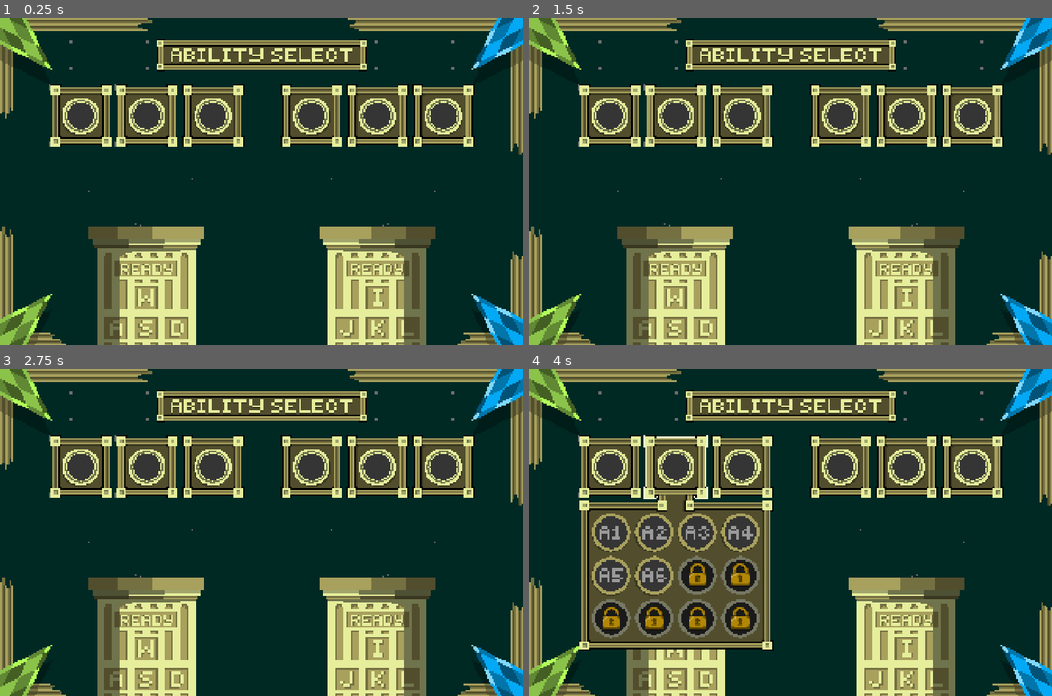
Above: before the commit, frames 1-4 (two rows, left to right).
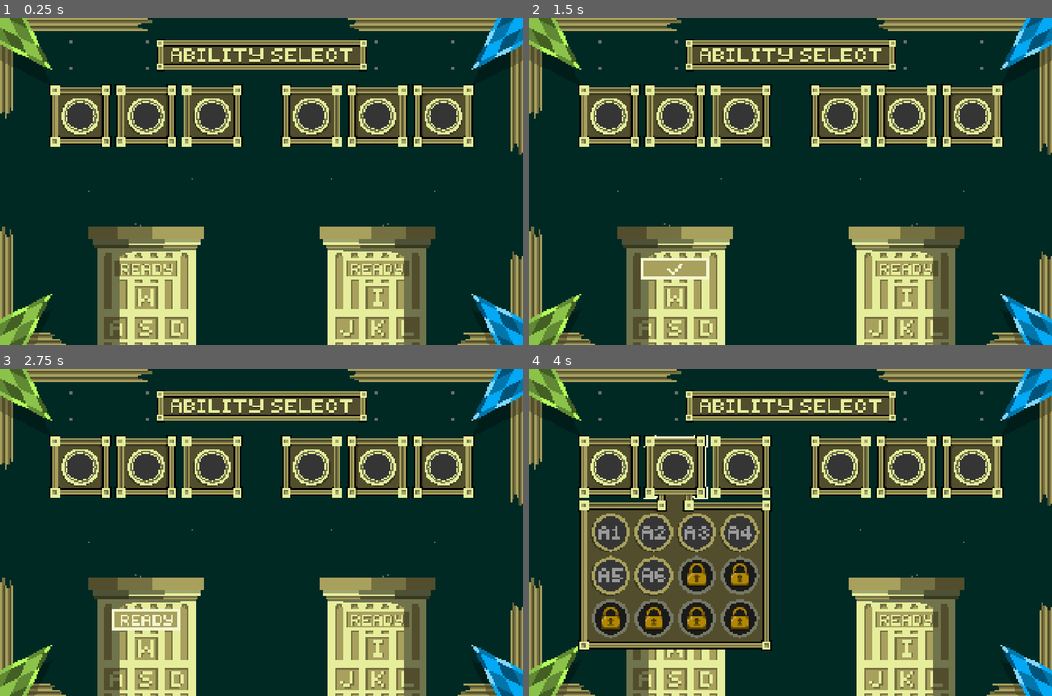
Above: after the commit, the same moments.

Repository: Isaac-Ryland/BoulderBlitz
Game: Godot game, scene res://Scenes/start_menu.tscn
Same seed, same stepped clock (60 frames per second), same inputs: the game is played once before the commit and once after it. This scene is started directly instead of the project's main scene.
Inputs (mouse positions are in pixels of both pictures, inside the frame that each line leads up to):
- Up to frame 1 (0.25 s): no input
- Up to frame 2 (1.5 s): click (790, 181) at 0.52 s; click (675, 269) at 1.27 s
- Up to frame 3 (2.75 s): click (146, 620) at 2.02 s
- Up to frame 4 (4 s): click (607, 467) at 2.75 s; click (675, 467) at 3.5 s

The runs differ from the first frame. In frame 1, 1.3% of the frame differs, in the area x 9-47%, y 20-40%; in frame 2, 1.9%; in frame 3, 1.9%; in frame 4, 3.3%, in the area x 9-47%, y 20-87%.

Commit message:
Start menu tweaks

Diff:
--- a/Scenes/ability_select_right.tscn
+++ b/Scenes/ability_select_right.tscn
@@ -2,19 +2,19 @@
 
 [ext_resource type="Script" uid="uid://t4bfyssmkqx2" path="res://Scripts/ability_select_right.gd" id="1_kwluk"]
 [ext_resource type="Texture2D" uid="uid://bhetiiieh1ov2" path="res://Assets/StartMenuArt/AbilityMenuLeft/AbilityMenuLeftSlot1.png" id="2_wt2ys"]
-[ext_resource type="Texture2D" uid="uid://v4mtw47wddbw" path="res://Assets/StartMenuArt/AbilityButtonLeft1/AbilityButtonDefaultLeft1.png" id="3_aqki3"]
-[ext_resource type="Texture2D" uid="uid://b42dwum7i3vjc" path="res://Assets/StartMenuArt/AbilityButtonLeft1/AbilityButtonHoverLeft1.png" id="4_8cb0e"]
-[ext_resource type="Texture2D" uid="uid://ds26d7h72vk4b" path="res://Assets/StartMenuArt/AbilityButtonLeft2/AbilityButtonDefaultLeft2.png" id="5_lvs8g"]
-[ext_resource type="Texture2D" uid="uid://dc38g4225mt5g" path="res://Assets/StartMenuArt/AbilityButtonLeft2/AbilityButtonHoverLeft2.png" id="6_rf0wp"]
-[ext_resource type="Texture2D" uid="uid://d16rk51vosrki" path="res://Assets/StartMenuArt/AbilityButtonLeft3/AbilityButtonDefaultLeft3.png" id="7_swt44"]
-[ext_resource type="Texture2D" uid="uid://bo5loxi66ktu2" path="res://Assets/StartMenuArt/AbilityButtonLeft3/AbilityButtonHoverLeft3.png" id="8_m1mkn"]
-[ext_resource type="Texture2D" uid="uid://jyktit5rq7si" path="res://Assets/StartMenuArt/AbilityButtonLeft4/AbilityButtonDefaultLeft4.png" id="9_436rt"]
-[ext_resource type="Texture2D" uid="uid://dpxndpups6277" path="res://Assets/StartMenuArt/AbilityButtonLeft4/AbilityButtonHoverLeft4.png" id="10_aoy85"]
-[ext_resource type="Texture2D" uid="uid://eoxwqcbc3lw" path="res://Assets/StartMenuArt/AbilityButtonLeft5/AbilityButtonDefaultLeft5.png" id="11_1rcev"]
-[ext_resource type="Texture2D" uid="uid://dvlaqjmvrgaok" path="res://Assets/StartMenuArt/AbilityButtonLeft5/AbilityButtonHoverLeft5.png" id="12_76115"]
-[ext_resource type="Texture2D" uid="uid://jtnkvs083o87" path="res://Assets/StartMenuArt/AbilityButtonLeft6/AbilityButtonDefaultLeft6.png" id="13_v3mnb"]
-[ext_resource type="Texture2D" uid="uid://qhmhv2vp075n" path="res://Assets/StartMenuArt/AbilityButtonLeft6/AbilityButtonHoverLeft6.png" id="14_jir6o"]
-[ext_resource type="Texture2D" uid="uid://dlacpdkwy1708" path="res://Assets/StartMenuArt/LockLeft.png" id="15_e3n2q"]
+[ext_resource type="Texture2D" uid="uid://yxbt311kkcc1" path="res://Assets/StartMenuArt/AbilityButtonRight1/AbilityButtonDefaultRight1.png" id="3_kwluk"]
+[ext_resource type="Texture2D" uid="uid://nl4e76mhm5fb" path="res://Assets/StartMenuArt/AbilityButtonRight1/AbilityButtonHoverRight1.png" id="4_wt2ys"]
+[ext_resource type="Texture2D" uid="uid://dbf5fktpv4fyf" path="res://Assets/StartMenuArt/AbilityButtonRight2/AbilityButtonDefaultRight2.png" id="5_aqki3"]
+[ext_resource type="Texture2D" uid="uid://bf8pr1et6ldco" path="res://Assets/StartMenuArt/AbilityButtonRight2/AbilityButtonHoverRight2.png" id="6_8cb0e"]
+[ext_resource type="Texture2D" uid="uid://cb5flij2eq883" path="res://Assets/StartMenuArt/AbilityButtonRight3/AbilityButtonDefaultRight3.png" id="7_lvs8g"]
+[ext_resource type="Texture2D" uid="uid://dne7uvm5p0hpa" path="res://Assets/StartMenuArt/AbilityButtonRight3/AbilityButtonHoverRight3.png" id="8_rf0wp"]
+[ext_resource type="Texture2D" uid="uid://c4sauk88yaqei" path="res://Assets/StartMenuArt/AbilityButtonRight4/AbilityButtonDefaultRight4.png" id="9_swt44"]
+[ext_resource type="Texture2D" uid="uid://dt4u7skbm46do" path="res://Assets/StartMenuArt/AbilityButtonRight4/AbilityButtonHoverRight4.png" id="10_m1mkn"]
+[ext_resource type="Texture2D" uid="uid://yoe5b6cu62pn" path="res://Assets/StartMenuArt/AbilityButtonRight5/AbilityButtonDefault5.png" id="11_436rt"]
+[ext_resource type="Texture2D" uid="uid://dfcix3bgelc8w" path="res://Assets/StartMenuArt/AbilityButtonRight5/AbilityButtonHoverRight5.png" id="12_aoy85"]
+[ext_resource type="Texture2D" uid="uid://cpntyv3fnmal6" path="res://Assets/StartMenuArt/AbilityButtonRight6/AbilityButtonDefaultRight6.png" id="13_1rcev"]
+[ext_resource type="Texture2D" uid="uid://dkaypw132k7y0" path="res://Assets/StartMenuArt/AbilityButtonRight6/AbilityButtonHoverRight6.png" id="14_76115"]
+[ext_resource type="Texture2D" uid="uid://cfs26uddq4tae" path="res://Assets/StartMenuArt/LockRight.png" id="15_v3mnb"]
 
 [node name="ability_select_right" type="Control"]
 layout_mode = 3
@@ -34,9 +34,9 @@
 
 [node name="VBoxContainer" type="VBoxContainer" parent="AbilityMenuRight"]
 layout_mode = 0
-offset_left = 44.0
+offset_left = 48.0
 offset_top = 66.0
-offset_right = 660.0
+offset_right = 664.0
 offset_bottom = 537.0
 
 [node name="AbilityRow1" type="HBoxContainer" parent="AbilityMenuRight/VBoxContainer"]
@@ -47,31 +47,31 @@
 custom_minimum_size = Vector2(142, 0)
 layout_mode = 2
 size_flags_horizontal = 2
-texture_normal = ExtResource("3_aqki3")
-texture_hover = ExtResource("4_8cb0e")
+texture_normal = ExtResource("3_kwluk")
+texture_hover = ExtResource("4_wt2ys")
 ignore_texture_size = true
 
 [node name="Ability2" type="TextureButton" parent="AbilityMenuRight/VBoxContainer/AbilityRow1"]
 custom_minimum_size = Vector2(142, 0)
 layout_mode = 2
 size_flags_horizontal = 2
-texture_normal = ExtResource("5_lvs8g")
-texture_hover = ExtResource("6_rf0wp")
+texture_normal = ExtResource("5_aqki3")
+texture_hover = ExtResource("6_8cb0e")
 ignore_texture_size = true
 
 [node name="Ability3" type="TextureButton" parent="AbilityMenuRight/VBoxContainer/AbilityRow1"]
 custom_minimum_size = Vector2(142, 0)
 layout_mode = 2
 size_flags_horizontal = 2
-texture_normal = ExtResource("7_swt44")
-texture_hover = ExtResource("8_m1mkn")
+texture_normal = ExtResource("7_lvs8g")
+texture_hover = ExtResource("8_rf0wp")
 ignore_texture_size = true
 
 [node name="Ability4" type="TextureButton" parent="AbilityMenuRight/VBoxContainer/AbilityRow1"]
 custom_minimum_size = Vector2(142, 0)
 layout_mode = 2
-texture_normal = ExtResource("9_436rt")
-texture_hover = ExtResource("10_aoy85")
+texture_normal = ExtResource("9_swt44")
+texture_hover = ExtResource("10_m1mkn")
 ignore_texture_size = true
 
 [node name="AbilityRow2" type="HBoxContainer" parent="AbilityMenuRight/VBoxContainer"]
@@ -82,29 +82,29 @@
 custom_minimum_size = Vector2(142, 0)
 layout_mode = 2
 size_flags_horizontal = 2
-texture_normal = ExtResource("11_1rcev")
-texture_hover = ExtResource("12_76115")
+texture_normal = ExtResource("11_436rt")
+texture_hover = ExtResource("12_aoy85")
 ignore_texture_size = true
 
 [node name="Ability6" type="TextureButton" parent="AbilityMenuRight/VBoxContainer/AbilityRow2"]
 custom_minimum_size = Vector2(142, 0)
 layout_mode = 2
 size_flags_horizontal = 2
-texture_normal = ExtResource("13_v3mnb")
-texture_hover = ExtResource("14_jir6o")
+texture_normal = ExtResource("13_1rcev")
+texture_hover = ExtResource("14_76115")
 ignore_texture_size = true
 
 [node name="Ability7" type="TextureButton" parent="AbilityMenuRight/VBoxContainer/AbilityRow2"]
 custom_minimum_size = Vector2(142, 0)
 layout_mode = 2
 size_flags_horizontal = 2
-texture_normal = ExtResource("15_e3n2q")
+texture_normal = ExtResource("15_v3mnb")
 ignore_texture_size = true
 
 [node name="Ability8" type="TextureButton" parent="AbilityMenuRight/VBoxContainer/AbilityRow2"]
 custom_minimum_size = Vector2(142, 0)
 layout_mode = 2
-texture_normal = ExtResource("15_e3n2q")
+texture_normal = ExtResource("15_v3mnb")
 ignore_texture_size = true
 
 [node name="AbilityRow3" type="HBoxContainer" parent="AbilityMenuRight/VBoxContainer"]
@@ -115,27 +115,27 @@
 custom_minimum_size = Vector2(142, 0)
 layout_mode = 2
 size_flags_horizontal = 2
-texture_normal = ExtResource("15_e3n2q")
+texture_normal = ExtResource("15_v3mnb")
 ignore_texture_size = true
 
 [node name="Ability10" type="TextureButton" parent="AbilityMenuRight/VBoxContainer/AbilityRow3"]
 custom_minimum_size = Vector2(142, 0)
 layout_mode = 2
 size_flags_horizontal = 2
-texture_normal = ExtResource("15_e3n2q")
+texture_normal = ExtResource("15_v3mnb")
 ignore_texture_size = true
 
 [node name="Ability11" type="TextureButton" parent="AbilityMenuRight/VBoxContainer/AbilityRow3"]
 custom_minimum_size = Vector2(142, 0)
 layout_mode = 2
 size_flags_horizontal = 2
-texture_normal = ExtResource("15_e3n2q")
+texture_normal = ExtResource("15_v3mnb")
 ignore_texture_size = true
 
 [node name="Ability12" type="TextureButton" parent="AbilityMenuRight/VBoxContainer/AbilityRow3"]
 custom_minimum_size = Vector2(142, 0)
 layout_mode = 2
-texture_normal = ExtResource("15_e3n2q")
+texture_normal = ExtResource("15_v3mnb")
 ignore_texture_size = true
 
 [connection signal="ready" from="." to="." method="_on_ready"]
--- a/Scenes/start_menu.tscn
+++ b/Scenes/start_menu.tscn
@@ -1,8 +1,10 @@
-[gd_scene load_steps=9 format=3 uid="uid://tlkvxk0efmv7"]
+[gd_scene load_steps=11 format=3 uid="uid://tlkvxk0efmv7"]
 
 [ext_resource type="Script" uid="uid://djpx42dkqolut" path="res://Scripts/start_menu.gd" id="1_fljge"]
 [ext_resource type="Texture2D" uid="uid://l2pa8i1xdmjy" path="res://Assets/StartMenuArt/StartMenuBG.png" id="2_jgtwh"]
 [ext_resource type="Texture2D" uid="uid://c1m3roq5r7n8e" path="res://Assets/StartMenuArt/AbilitySlotsLeft/AbilitySlotLeftDefault.png" id="3_8u0lp"]
+[ext_resource type="Texture2D" uid="uid://cv476agrxemf4" path="res://Assets/StartMenuArt/ReadyButtons/ReadyToggled.png" id="3_77ila"]
+[ext_resource type="Texture2D" uid="uid://c0wx7x6wdupj0" path="res://Assets/StartMenuArt/ReadyButtons/ReadyHover.png" id="4_00l4x"]
 [ext_resource type="Texture2D" uid="uid://cb3o7nasvuihw" path="res://Assets/StartMenuArt/AbilitySlotsLeft/AbilitySlotLeftHover.png" id="4_i2i62"]
 [ext_resource type="Texture2D" uid="uid://d27gs6tpvn3so" path="res://Assets/StartMenuArt/AbilitySlotsRight/AbilitySlotRightDefault.png" id="5_lfskg"]
 [ext_resource type="Texture2D" uid="uid://ckv2wjsgw1w57" path="res://Assets/StartMenuArt/AbilitySlotsRight/AbilitySlotRightHover.png" id="6_ru7em"]
@@ -18,15 +20,6 @@
 offset_right = 1920.0
 offset_bottom = 1200.0
 
-[node name="TempButton" type="TextureButton" parent="BG"]
-layout_mode = 1
-anchors_preset = 15
-anchor_right = 1.0
-anchor_bottom = 1.0
-grow_horizontal = 2
-grow_vertical = 2
-button_mask = 2
-
 [node name="TextureRect" type="TextureRect" parent="BG"]
 layout_mode = 1
 anchors_preset = 15
@@ -36,24 +29,50 @@
 grow_vertical = 2
 texture = ExtResource("2_jgtwh")
 
-[node name="Control" type="Control" parent="."]
+[node name="ReadyLeft" type="Control" parent="."]
 layout_mode = 3
 anchors_preset = 0
-offset_right = 40.0
-offset_bottom = 40.0
+offset_left = 410.0
+offset_top = 880.0
+offset_right = 662.0
+offset_bottom = 960.0
 
-[node name="Control2" type="Control" parent="."]
+[node name="TextureButton" type="TextureButton" parent="ReadyLeft"]
+layout_mode = 1
+anchors_preset = 15
+anchor_right = 1.0
+anchor_bottom = 1.0
+grow_horizontal = 2
+grow_vertical = 2
+toggle_mode = true
+texture_pressed = ExtResource("3_77ila")
+texture_hover = ExtResource("4_00l4x")
+
+[node name="ReadyRight" type="Control" parent="."]
 layout_mode = 3
 anchors_preset = 0
-offset_right = 40.0
-offset_bottom = 40.0
+offset_left = 1258.0
+offset_top = 880.0
+offset_right = 1510.0
+offset_bottom = 960.0
+
+[node name="TextureButton" type="TextureButton" parent="ReadyRight"]
+layout_mode = 1
+anchors_preset = 15
+anchor_right = 1.0
+anchor_bottom = 1.0
+grow_horizontal = 2
+grow_vertical = 2
+toggle_mode = true
+texture_pressed = ExtResource("3_77ila")
+texture_hover = ExtResource("4_00l4x")
 
 [node name="SlotsLeft" type="Control" parent="."]
 layout_mode = 3
 anchors_preset = 0
-offset_left = 184.0
+offset_left = 182.0
 offset_top = 248.0
-offset_right = 895.0
+offset_right = 893.0
 offset_bottom = 468.0
 
 [node name="HBoxContainer" type="HBoxContainer" parent="SlotsLeft"]
@@ -122,23 +141,43 @@
 texture_hover = ExtResource("6_ru7em")
 
 [node name="ability_select_left" parent="." instance=ExtResource("7_i2i62")]
-offset_left = 181.84
+visible = false
+offset_left = 179.84
 offset_top = 461.8
-offset_right = 181.84
+offset_right = 179.84
 offset_bottom = 461.8
 
 [node name="ability_select_right" parent="." instance=ExtResource("8_lfskg")]
+visible = false
 offset_left = 1027.84
 offset_top = 461.8
 offset_right = 1027.84
 offset_bottom = 461.8
 
+[node name="TempButton" type="Control" parent="."]
+visible = false
+layout_mode = 3
+anchors_preset = 0
+offset_right = 1920.0
+offset_bottom = 1200.0
+
+[node name="TempButton" type="TextureButton" parent="TempButton"]
+layout_mode = 1
+anchors_preset = 15
+anchor_right = 1.0
+anchor_bottom = 1.0
+grow_horizontal = 2
+grow_vertical = 2
+button_mask = 2
+
 [connection signal="change_left_visibility" from="." to="ability_select_left" method="_on_start_menu_change_left_visibility"]
 [connection signal="change_right_visibility" from="." to="ability_select_right" method="_on_start_menu_change_right_visibility"]
-[connection signal="pressed" from="BG/TempButton" to="." method="on_temp_button_pressed"]
+[connection signal="pressed" from="ReadyLeft/TextureButton" to="." method="_on_ready_left_pressed"]
+[connection signal="pressed" from="ReadyRight/TextureButton" to="." method="_on_ready_right_pressed"]
 [connection signal="pressed" from="SlotsLeft/HBoxContainer/Slot1" to="." method="_on_slot_1_left_pressed"]
 [connection signal="pressed" from="SlotsLeft/HBoxContainer/Slot2" to="." method="_on_slot_2_left_pressed"]
 [connection signal="pressed" from="SlotsLeft/HBoxContainer/Slot3" to="." method="_on_slot_3_left_pressed"]
 [connection signal="pressed" from="SlotsRight/HBoxContainer/Slot1" to="." method="_on_slot_1_right_pressed"]
 [connection signal="pressed" from="SlotsRight/HBoxContainer/Slot2" to="." method="_on_slot_2_right_pressed"]
 [connection signal="pressed" from="SlotsRight/HBoxContainer/Slot3" to="." method="_on_slot_3_right_pressed"]
+[connection signal="pressed" from="TempButton/TempButton" to="." method="on_temp_button_pressed"]
--- a/Scripts/start_menu.gd
+++ b/Scripts/start_menu.gd
@@ -21,6 +21,8 @@
 signal change_right_visibility()
 var current_left_slot = 0
 var current_right_slot = 0
+var p1_ready = false
+var p2_ready = false
 
 # Ability slots for player 1 (left side of the menu)
 func _on_slot_1_left_pressed() -> void:
@@ -82,12 +84,21 @@
 func on_temp_button_pressed() -> void:
 	get_tree().change_scene_to_file("res://Scenes/Map1.tscn")
 
-
 func load_map(map_name: String):
 	var path = maps.get(map_name, "")
 	if path != "":
 		get_tree().change_scene_to_file(path)
 
-# Some func here that handles the map selection, this will be just a func to set the
+# Some func here (map_start) that handles the map selection, this will be just a func to set the
 # var "map_selected". Once start is pressed then "map_selected" variable will be
 # passed into the "load_map" func and that will start it
+
+func _on_ready_left_pressed() -> void:
+	p1_ready = !p1_ready
+	if p1_ready and p2_ready:
+		pass # START THE MAP MENU!! (Run the "map_start" func)
+
+func _on_ready_right_pressed() -> void:
+	p2_ready = !p2_ready
+	if p1_ready and p2_ready:
+		pass # START THE MAP MENU!! (Run the "map_start" func)
Binary file added: Assets/StartMenuArt/ReadyButtons/ReadyHover.png
Not shown, added: Assets/StartMenuArt/ReadyButtons/ReadyHover.png.import
Binary file added: Assets/StartMenuArt/ReadyButtons/ReadyPressed.png
Not shown, changed: Assets/StartMenuArt/ReadyButtons/ReadyPressed.png.import
Binary file added: Assets/StartMenuArt/ReadyButtons/ReadyToggled.png
Not shown, added: Assets/StartMenuArt/ReadyButtons/ReadyToggled.png.import
Binary file removed: Assets/ToBeSorted/pixil-frame-0 (18).png
Not shown, removed: Assets/ToBeSorted/selectmenureadybutton.zip
